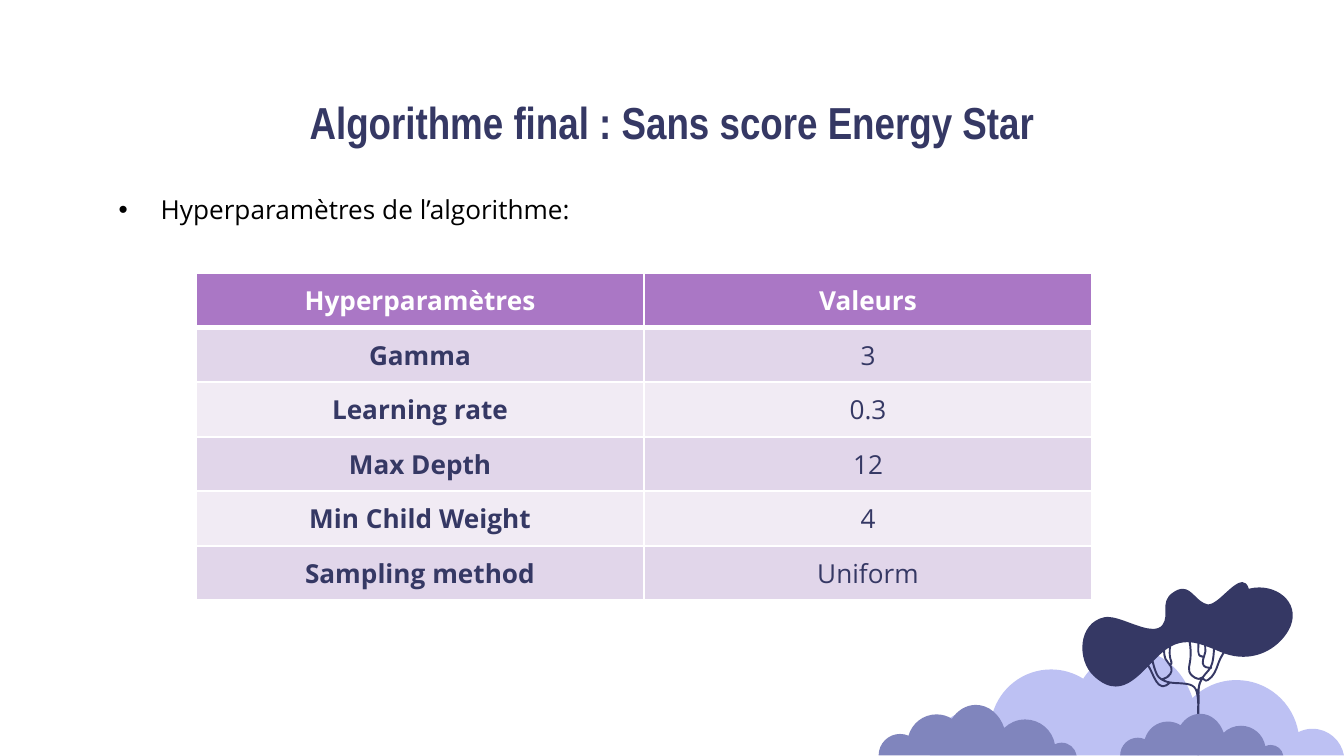
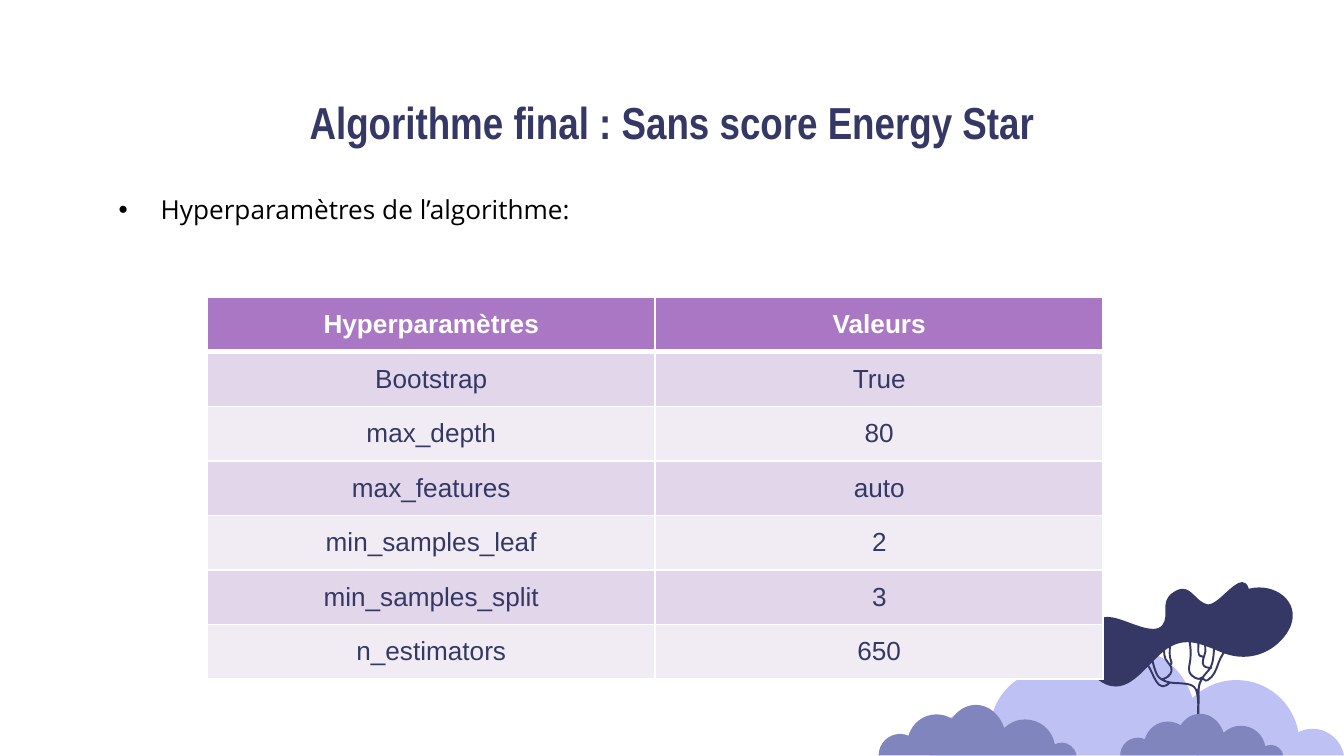
Before and after one commit to Sylvariane/Anticipez_les_besoins_en_electricite, a slide deck: slide 27 of Pélec_03_presentation.pptx. Drawn at 1344x756 pixels with LibreOffice and Linux fonts; fonts in the diff are those of the drawing. Boxes give left, top, right and bottom in pixels: in the first picture for what was removed or moved away, otherwise in the second. Text is boxed around its words. In the diff, an @@ line names an element or a change of style, - is before the commit and + after.

```diff
--- a/Pélec_03_presentation.pptx
+++ b/Pélec_03_presentation.pptx
@@ table removed at <box>196,273,1091,599</box>, 6 rows, 2 columns @@
-Hyperparamètres | Valeurs
-Gamma | 3
-Learning rate | 0.3
-Max Depth | 12
-Min Child Weight | 4
-Sampling method | Uniform
@@ table added at <box>207,297,1102,679</box>, 7 rows, 2 columns @@
+Hyperparamètres | Valeurs
+Bootstrap | True
+max_depth | 80
+max_features | auto
+min_samples_leaf | 2
+min_samples_split | 3
+n_estimators | 650
```
Also in this commit, not shown: 22 other slides changed, 2 slides added, 2 other files.
